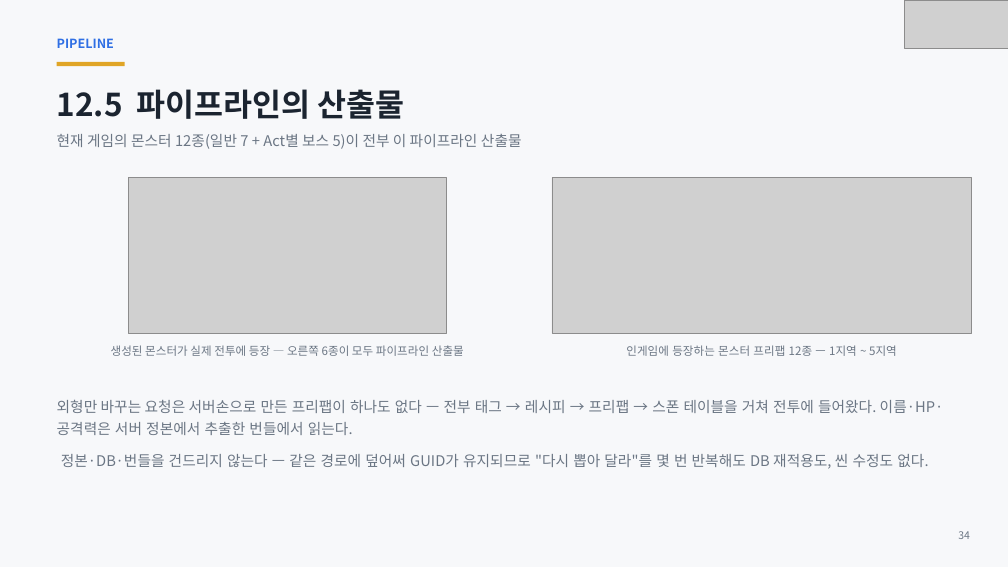
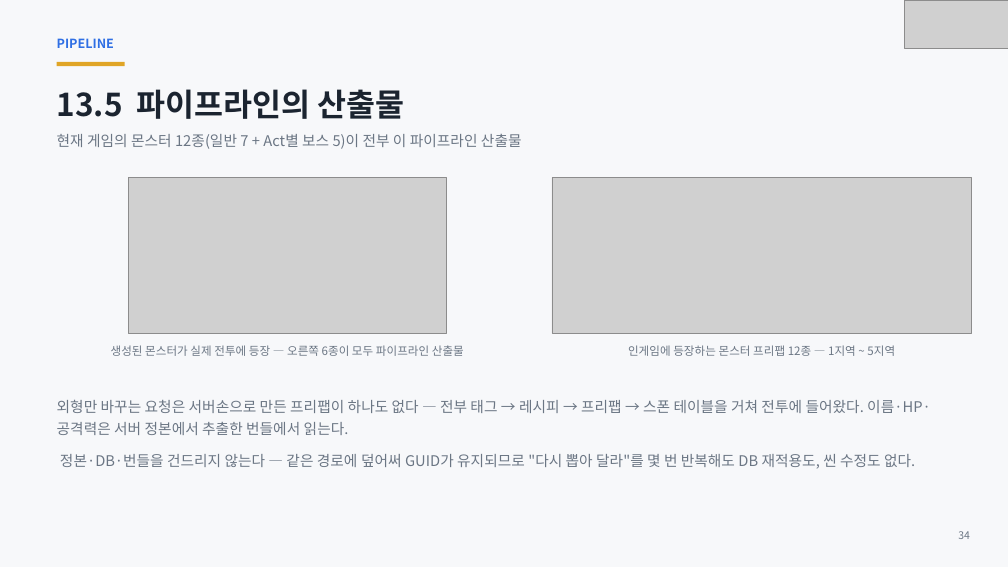
Before and after one commit to ks-wook/com2us-taskbar-hero, a slide deck: slide 34 of docs/com2us-taskbar-hero-발표자료.pptx. Drawn at 1008x567 pixels with LibreOffice and Linux fonts; fonts in the diff are those of the drawing; grey boxes stand for pictures. Boxes give left, top, right and bottom in pixels: in the first picture for what was removed or moved away, otherwise in the second. Text is boxed around its words. In the diff, an @@ line names an element or a change of style, - is before the commit and + after.

Commit message:
발표자료 수정내역 반영

```diff
--- a/docs/com2us-taskbar-hero-발표자료.pptx
+++ b/docs/com2us-taskbar-hero-발표자료.pptx
@@ text at (57, 89, 405, 119): text changed @@
-12.5 파이프라인의 산출물
+13.5 파이프라인의 산출물
@@ text "외형만 바꾸는 요청은 서버손으로 만든 ..." at (57, 400, 931, 469): less space between paragraphs @@
```
Also in this commit, not shown: 35 other slides changed, 2 slides added, 4 slides removed, 1 other file.
